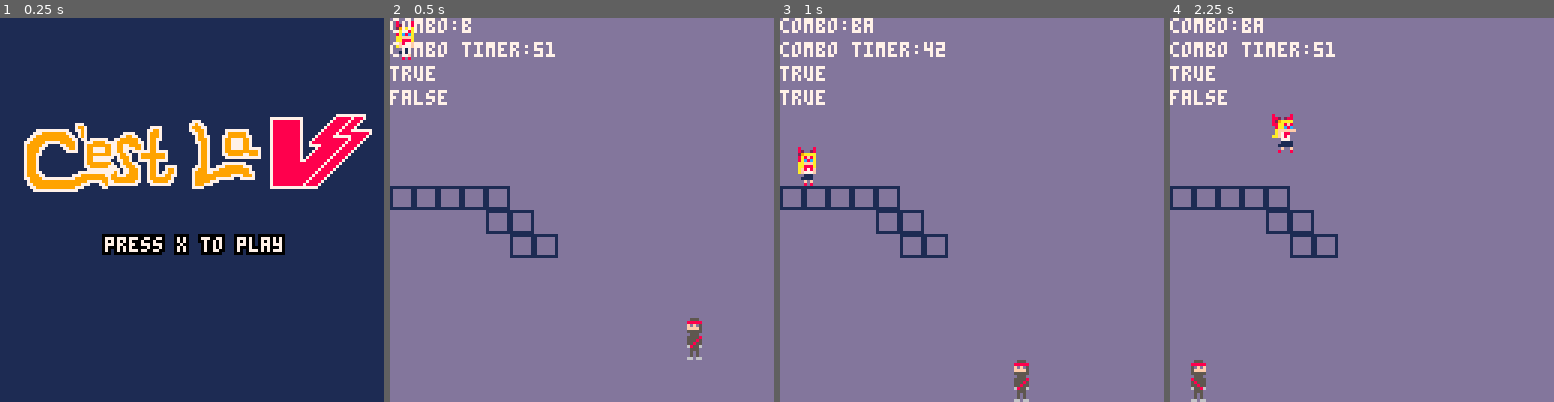
Above: before the commit, frames 1-4 (left to right).
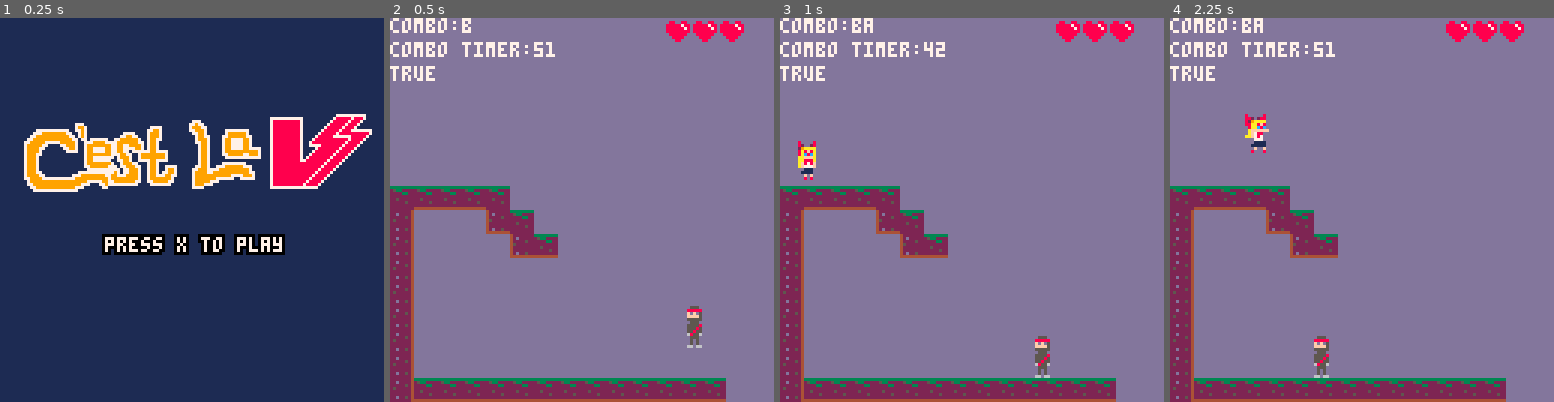
Above: after the commit, the same moments.

Repository: MarkNickerson/SailorV
Game: PICO-8 cartridge sailorv.p8
The game is run twice, just before and just after one commit, with the same random seed, the same clock (stepped at 60 frames per second) and the same inputs.
Inputs:
- Up to frame 1 (0.25 s): no input
- Up to frame 2 (0.5 s): tap X (X key) at 0.33 s
- Up to frame 3 (1 s): tap O (Z key) at 0.7 s
- Up to frame 4 (2.25 s): tap X (X key) at 1.07, 1.85 s; hold Right 1.6-2.1 s; tap O (Z key) at 1.7, 2.1 s; hold Up from 2.15 s (still down)

Frame 1 is identical in both runs. In frame 2, 13% of the frame differs, in the area x 0-93%, y 0-100%; in frame 3, 13%; in frame 4, 14%.

Commit message:
Added better collisions, added ninja collisions, added ninja star collisions, and added hearts!

Diff:
--- a/sailorv.p8
+++ b/sailorv.p8
@@ -98,8 +98,9 @@
 --------------------------------------------------------------------------------
 function make_player(x,y)
   local p = {
+    tag=1,
     x=x,
-    y=y,
+    y=y-8,
     dx=0,
     dy=0,
     gravity=0.15,
@@ -107,7 +108,8 @@
     incombo = false,
     last = false,
     combo = root,
-    isgrounded = false
+    isgrounded = false,
+    hearts=3
   }
   return p
 end
@@ -149,45 +151,38 @@
   else player.last = false
     -- move player left
     if (btn(0)) then
-      if (solid_tile(player.x-1, player.y)) then
-        player.dx = 0
-      else
-        player.dx = player.dx - accel
-
-        actor.flp = true -- flip the direction of the sprite
-        actor.sprt+=sprite_animator(0.2)
-        actor.tmr = 0
-
-        if actor.sprt>=4 then
-          actor.sprt = 0
-        end
+      player.dx = player.dx - accel
+
+      actor.flp = true -- flip the direction of the sprite
+      actor.sprt+=sprite_animator(0.2)
+      actor.tmr = 0
+
+      if actor.sprt>=4 then
+        actor.sprt = 0
       end
     end
     -- move player right
     if (btn(1)) then
-      if(solid_tile(player.x + 8, player.y, 1)) then
-        player.dx = 0
-      else
-        player.dx = player.dx + accel
-        actor.flp = false -- set deafult direction of sprite
-        actor.sprt += sprite_animator(0.2) -- animate the sprite by calling the sprite_animator function
-          actor.tmr = 0 -- reset internal timer
-          if actor.sprt>=4 then -- set the max number frames to animate
-            actor.sprt = 0 -- reset the frame number, creating a loop
-          end
-        end
+      player.dx = player.dx + accel
+
+      actor.flp = false -- set deafult direction of sprite
+      actor.sprt += sprite_animator(0.2) -- animate the sprite by calling the sprite_animator function
+      actor.tmr = 0 -- reset internal timer
+      if actor.sprt>=4 then -- set the max number frames to animate
+        actor.sprt = 0 -- reset the frame number, creating a loop
+      end
     end
   end
 
   -- gravity and friction
-  if not solid_tile(player.x, player.y + 9, 1) then
-    player.dy+=player.gravity
-    player.dy*=0.95
-    player.isgrounded = false
-  else
-    player.isgrounded = true
-    player.dy=0
-  end
+  --if not solid_tile(player.x, player.y + 9, 1) then
+  --  player.dy+=player.gravity
+  --  player.dy*=0.95
+  --  player.isgrounded = false
+  --else
+  --  player.isgrounded = true
+  --  player.dy=0
+  --end
 
   -- player jumping
   if (btn(2) and player.isgrounded) then
@@ -201,12 +196,13 @@
   --   pl.dy = -0.7
   --end
 
-  player.x+=player.dx
-  player.y+=player.dy
-
-  if player.y >= 120 then
-    player.y = 120
-  end
+  --player.x+=player.dx
+  --player.y+=player.dy
+  --player.dy = player.dy * -0.7
+
+  --if player.y >= 120 then
+    --player.y = 120
+  --end
 
   handle_combo()
 
@@ -224,11 +220,14 @@
 		end
 end
 
-function solid_tile(x, y, flag)
+function solid(x, y)
+  if (x < 0 or x >= 128 ) then
+    return true
+  end
   local tilex = ((x - (x % 8)) / 8)
-  local tiley = ((y - (y % 8)) / 8)
-
-  if (fget(mget(tilex, tiley), flag)) then
+  local tiley = ((y - (y % 4)) / 8)
+
+  if (fget(mget(tilex, tiley), 1)) then
     return true
   else
     return false
@@ -237,14 +236,90 @@
 
 function obs_collision(obj)
   for f in all(obj) do
-    if(f.x == player.x)then
-      --del(obj, f)
-      --sfx(59,3)
-      --player.hearts -= 1
+    if((f.y <= player.y) and (f.y >= player.y-16)) and ((f.x <= player.x+3) and (f.x >= player.x-3)) then
+      del(obj, f)
+      --sound effect
+      player.hearts -= 1
     end
     if (f.x<=0) del(obj, f)
   end
 end
+
+
+function move_actor(actor)
+  -- check actor tag
+  -- 1: player
+  -- 2: ninja
+  if(actor.tag == 1) then
+    move_player()
+  end
+  if (actor.tag == 2) then
+    ninja:update()
+  end
+
+
+  -- begin actor.x movement
+  local x1 = actor.x + actor.dx + sgn(actor.dx)*0.3
+
+  if(not solid(x1, actor.y-0.5)) then
+    actor.x += actor.dx
+  else
+    while(not solid(actor.x + sgn(actor.dx)*0.3, actor.y-0.5)) do
+      actor.x += sgn(actor.dx)*0.1
+    end
+  end
+  -- end actor.x movement
+
+  -- begin actor.y movement
+  actor.isgrounded = false
+  if (actor.dy < 0) then
+    -- cieling collision detection
+    if (solid(actor.x-0.2, actor.y+actor.dy-1) or solid(actor.x+0.2, actor.y+actor.dy-1)) then
+      actor.dy = 0
+
+      -- search up for collision point
+      while ( not (solid(actor.x-0.2, actor.y-1) or solid(actor.x+0.2, actor.y-1))) do
+        actor.y -= 0.01
+      end
+    else
+      actor.y += actor.dy
+    end
+  else
+    -- floor collision detection
+    if (solid(actor.x-0.2, actor.y+actor.dy) or solid(actor.x+0.2, actor.y+actor.dy)) then
+      -- if is jumping, don't change dy
+      if (actor.dy > 2.5) then
+        actor.dy = actor.dy
+      else
+
+        actor.isgrounded=true
+        actor.dy = 0
+      end
+
+      -- remove ability to sneak through walls
+      while (not (solid(actor.x-0.2,actor.y) or solid(actor.x+0.2,actor.y))) do
+        actor.y += 0.05
+      end
+      while(solid(actor.x+0.2,actor.y-0.1)) do
+        actor.y -= 0.05
+      end
+    else
+      actor.y += actor.dy
+    end
+  end
+
+  -- vertical friction
+  actor.dy += actor.gravity
+  actor.dy *= 0.95
+
+  -- horizontal friction
+  if (actor.isgrounded) then
+    actor.dx *= 0.8
+  else
+    actor.dx *= 0.9
+  end
+end
+
 
 
 -- pico8 game funtions
@@ -281,7 +356,13 @@
 shuriken = {}
 function update_shuriken(obj)
 	if(t % 6 == 0) then
-		obj.x -= 8 * obj.dx
+    if solid(obj.x, obj.y) then
+      obj.x = obj.x
+      obj.flip = false
+    else
+      obj.x -= 8 * obj.dx
+      obs_collision(shuriken)
+    end
 		if(obj.flip == true) then
 			obj.flip = false
 		else
@@ -309,12 +390,13 @@
 
 function make_ninja(x,y)
   local ninja = {
+    tag=2,
     x=x,                 -- x position
     y=y,                 -- y position
     dx=0,
     dy=0,
     max_dx=1,             -- max x speed
-    p_speed=0.03,         -- acceleration force
+    p_speed=0.05,         -- acceleration force
     drag=0.02,            -- drag force
     gravity=0.15,         -- gravity
     flip = false,		-- false == left facing, true == right facing
@@ -329,9 +411,9 @@
         if(self.throw_timer == 0) then -- spawn a shuriken once animation finishes
                 sfx(59,3)
       			if(self.flip) then -- facing right
-      				create_obs(shuriken, 79, self.x+4, self.y-8, -1)
+      				create_obs(shuriken, 79, self.x+4, self.y-10, -1)
       			else -- facing left
-      				create_obs(shuriken, 79, self.x-4, self.y-8, 1)
+      				create_obs(shuriken, 79, self.x-4, self.y-10, 1)
       			end
       			self.is_throwing = false
       			self.throw_mod -= 1
@@ -358,21 +440,21 @@
       	self.dx += self.p_speed
       end
 
-      self.x+=self.dx
+      --self.x+=self.dx
 
       self:throw()
 
       self.dy+=self.gravity
-      self.y+=self.dy
-
-
-      if self.y>=120 then
-        self.y = 120
-      end
+      --self.y+=self.dy
+
+
+      --if self.y>=120 then
+        --self.y = 120
+      --end
     end,
 
     draw=function(self)
-      	spr(self.sprite, self.x, self.y-8, 1, 2, self.flip)
+      	spr(self.sprite, self.x, self.y-16, 1, 2, self.flip)
     end
   }
   add(allninjas, ninja)
@@ -408,10 +490,12 @@
 end
 
 function update_game()
-  ninja:update()
+
   foreach(shuriken, update_shuriken)
-  move_player()
-  obs_collision(shuriken)
+  --move_player()
+  move_actor(player)
+  move_actor(ninja)
+
   t+= 1
 end
 
@@ -419,12 +503,12 @@
 	rectfill(0, 0, 127, 127, 13)
 	ninja:draw()
   	foreach(shuriken, draw_obj)
- 	spr(actor.sprt,player.x,player.y-8,1,2,actor.flp)
+ 	spr(actor.sprt,player.x,player.y-16,1,2,actor.flp)
   map(0, 0, 0, 0, 128, 32)
 	print('combo:'..player.combo.attac,0,0,7)
 	print('combo timer:'..player.combotimer,0,8,7)
 	print(player.incombo,0,16,7)
-  print(player.isgrounded,0,24,7)
+  draw_hearts()
 end
 
 
@@ -434,6 +518,27 @@
 end
 
 function draw_gameover()
+end
+
+-- draw hearts ui
+function draw_hearts()
+  if(player.hearts == 3) then
+    spr(36, 110, 1)
+    spr(36, 101, 1)
+    spr(36, 92, 1)
+  elseif (player.hearts == 2) then
+    spr(37, 110, 1)
+    spr(36, 101, 1)
+    spr(36, 92, 1)
+  elseif (player.hearts == 1) then
+    spr(37, 110, 1)
+    spr(37, 101, 1)
+    spr(36, 92, 1)
+  elseif (player.hearts == 0) then
+    spr(37, 110, 1)
+    spr(37, 101, 1)
+    spr(37, 92, 1)
+  end
 end
 
 -- utils
@@ -561,14 +666,14 @@
 00111100000f00f000111100000f0f0000ffff000011111000111100001111000000000000000000000000000000000000000000000000000000000000000000
 000ff00000f00800000f0f00008000f08ff00f00000f00f0000f0f00000f0f000000000000000000000000000000000000000000000000000000000000000000
 00088000008000000008080000000080080008800080008000080800000808000000000000000000000000000000000000000000000000000000000000000000
-00000000000000001111111100000000000000000000000000000000000000000000000000000000000000000000000000000000000000000000000000000000
-00000000000000001000000100000000000000000000000000000000000000000000000000000000000000000000000000000000000000000000000000000000
-00000000000000001000000100000000000000000000000000000000000000000000000000000000000000000000000000000000000000000000000000000000
-00000000000000001000000100000000000000000000000000000000000000000000000000000000000000000000000000000000000000000000000000000000
-00000000000000001000000100000000000000000000000000000000000000000000000000000000000000000000000000000000000000000000000000000000
-00000000000000001000000100000000000000000000000000000000000000000000000000000000000000000000000000000000000000000000000000000000
-00000000000000001000000100000000000000000000000000000000000000000000000000000000000000000000000000000000000000000000000000000000
-00000000000000001111111100000000000000000000000000000000000000000000000000000000000000000000000000000000000000000000000000000000
+42222222222222243333333333333333088008800550055000000000000000000000000000000000000000000000000000000000000000000000000000000000
+42d2222222d222242533222225332222888887885555575500000000000000000000000000000000000000000000000000000000000000000000000000000000
+42222522222225242222332222223322888888785555557500000000000000000000000000000000000000000000000000000000000000000000000000000000
+45222222252222242222222222222222888888885555555500000000000000000000000000000000000000000000000000000000000000000000000000000000
+42222222222222242252222222522222088888800555555000000000000000000000000000000000000000000000000000000000000000000000000000000000
+42222222222222242222252222222522008888000055550000000000000000000000000000000000000000000000000000000000000000000000000000000000
+42d2252222d225242222222222222222000880000005500000000000000000000000000000000000000000000000000000000000000000000000000000000000
+44444444222222244444444422222222000000000000000000000000000000000000000000000000000000000000000000000000000000000000000000000000
 00000000000000000000000000000000000000000000000000000000000000000000000000000000000000000000000000000000000000000000000000000000
 00000000000000000000000000000000000000000000000000000000000000000000000000000000000000000000000000000000000000000000000000000000
 00000000000000000000000000000000000000000000000000000000000000000000000000000000000000000000000000000000000000000000000000000000
@@ -620,101 +725,107 @@
 00000077999999999999977700000077000000000000000000000000000077770000000000000000000000777777777777777700000000000000000000000000
 00000007777777777777770000000000000000000000000000000000000000000000000000000000000000000000000000000000000000000000000000000000
 __gff__
-0000000000000000000000000000000000000000000000000000000000000000000002000000000000000000000000000000000000000000000000000000000000000000000000000000000000000004000000000000000000000000000000000000000000000000000000000000000000000000000000000000000000000000
+0000000000000000000000000000000000000000000000000000000000000000020202020000000000000000000000000000000000000000000000000000000000000000000000000000000000000004000000000000000000000000000000000000000000000000000000000000000000000000000000000000000000000000
 0000000000000000000000000000000000000000000000000000000000000000000000000000000000000000000000000000000000000000000000000000000000000000000000000000000000000000000000000000000000000000000000000000000000000000000000000000000000000000000000000000000000000000
 __map__
-0000000000000000000000000000000000000000000000000000000000000000000000000000000000000000000000000000000000000000000000000000000000000000000000000000000000000000000000000000000000000000000000000000000000000000000000000000000000000000000000000000000000000000
-0000000000000000000000000000000000000000000000000000000000000000000000000000000000000000000000000000000000000000000000000000000000000000000000000000000000000000000000000000000000000000000000000000000000000000000000000000000000000000000000000000000000000000
-0000000000000000000000000000000000000000000000000000000000000000000000000000000000000000000000000000000000000000000000000000000000000000000000000000000000000000000000000000000000000000000000000000000000000000000000000000000000000000000000000000000000000000
-0000000000000000000000000000000000000000000000000000000000000000000000000000000000000000000000000000000000000000000000000000000000000000000000000000000000000000000000000000000000000000000000000000000000000000000000000000000000000000000000000000000000000000
-0000000000000000000000000000000000000000000000000000000000000000000000000000000000000000000000000000000000000000000000000000000000000000000000000000000000000000000000000000000000000000000000000000000000000000000000000000000000000000000000000000000000000000
-0000000000000000000000000000000000000000000000000000000000000000000000000000000000000000000000000000000000000000000000000000000000000000000000000000000000000000000000000000000000000000000000000000000000000000000000000000000000000000000000000000000000000000
-0000000000000000000000000000000000000000000000000000000000000000000000000000000000000000000000000000000000000000000000000000000000000000000000000000000000000000000000000000000000000000000000000000000000000000000000000000000000000000000000000000000000000000
-2222222222202020202020202020202000000000000000000000000000000000000000000000000000000000000000000000000000000000000000000000000000000000000000000000000000000000000000000000000000000000000000000000000000000000000000000000000000000000000000000000000000000000
-0000000022220000000000000000000000000000000000000000000000000000000000000000000000000000000000000000000000000000000000000000000000000000000000000000000000000000000000000000000000000000000000000000000000000000000000000000000000000000000000000000000000000000
-0000000000222220000000000000000000000000000000000000000000000000000000000000000000000000000000000000000000000000000000000000000000000000000000000000000000000000000000000000000000000000000000000000000000000000000000000000000000000000000000000000000000000000
-…(85 lines of a section not shown)…
+3030303000303000000000000000000000000000000000000000000000000000000000000000000000000000000000000000000000000000000000000000000000000000000000000000000000000000000000000000000000000000000000000000000000000000000000000000000000000000000000000000000000000000
+3000003030300000000000000000000000000000000000000000000000000000000000000000000000000000000000000000000000000000000000000000000000000000000000000000000000000000000000000000000000000000000000000000000000000000000000000000000000000000000000000000000000000000
+3000000000000000000000000000000000000000000000000000000000000000000000000000000000000000000000000000000000000000000000000000000000000000000000000000000000000000000000000000000000000000000000000000000000000000000000000000000000000000000000000000000000000000
+3000000000000000000000000000000000000000000000000000000000000000000000000000000000000000000000000000000000000000000000000000000000000000000000000000000000000000000000000000000000000000000000000000000000000000000000000000000000000000000000000000000000000000
+3000000000000000000000000000000000000000000000000000000000000000000000000000000000000000000000000000000000000000000000000000000000000000000000000000000000000000000000000000000000000000000000000000000000000000000000000000000000000000000000000000000000000000
+3000000000000000000000000000000000000000000000000000000000000000000000000000000000000000000000000000000000000000000000000000000000000000000000000000000000000000000000000000000000000000000000000000000000000000000000000000000000000000000000000000000000000000
+3000000000000000000000000000000000000000000000000000000000000000000000000000000000000000000000000000000000000000000000000000000000000000000000000000000000000000000000000000000000000000000000000000000000000000000000000000000000000000000000000000000000000000
+2322222223000000000000000000000000000000000000000000000000000000000000000000000000000000000000000000000000000000000000000000000000000000000000000000000000000000000000000000000000000000000000000000000000000000000000000000000000000000000000000000000000000000
+2100000020230000000000000000000000000000000000000000000000000000000000000000000000000000000000000000000000000000000000000000000000000000000000000000000000000000000000000000000000000000000000000000000000000000000000000000000000000000000000000000000000000000
+2100000000202200000000000000000000000000000000000000000000000000000000000000000000000000000000000000000000000000000000000000000000000000000000000000000000000000000000000000000000000000000000000000000000000000000000000000000000000000000000000000000000000000
+2100000000000000000000000000000000000000000000000000000000000000000000000000000000000000000000000000000000000000000000000000000000000000000000000000000000000000000000000000000000000000000000000000000000000000000000000000000000000000000000000000000000000000
+2100000000000000000000000000000000000000000000000000000000000000000000000000000000000000000000000000000000000000000000000000000000000000000000000000000000000000000000000000000000000000000000000000000000000000000000000000000000000000000000000000000000000000
+2100000000000000000000000000000000000000000000000000000000000000000000000000000000000000000000000000000000000000000000000000000000000000000000000000000000000000000000000000000000000000000000000000000000000000000000000000000000000000000000000000000000000000
+2100000000000000000000000000000000000000000000000000000000000000000000000000000000000000000000000000000000000000000000000000000000000000000000000000000000000000000000000000000000000000000000000000000000000000000000000000000000000000000000000000000000000000
+2100000000300000000000000000000000000000000000000000000000000000000000000000000000000000000000000000000000000000000000000000000000000000000000000000000000000000000000000000000000000000000000000000000000000000000000000000000000000000000000000000000000000000
+2122222222222222222222222222000000000000000000000000000000000000000000000000000000000000000000000000000000000000000000000000000000000000000000000000000000000000000000000000000000000000000000000000000000000000000000000000000000000000000000000000000000000000
+…(85 lines of a section not shown)…
